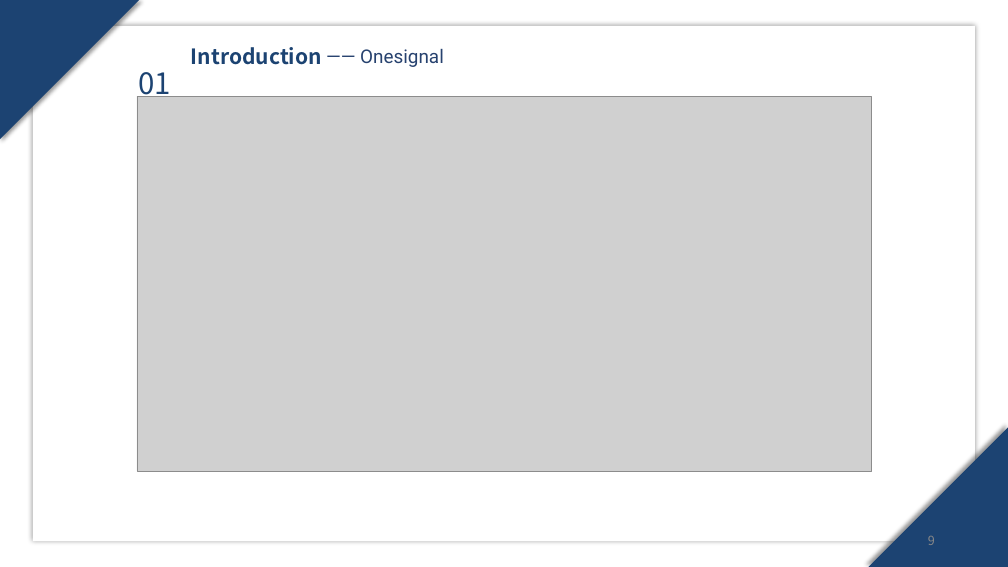
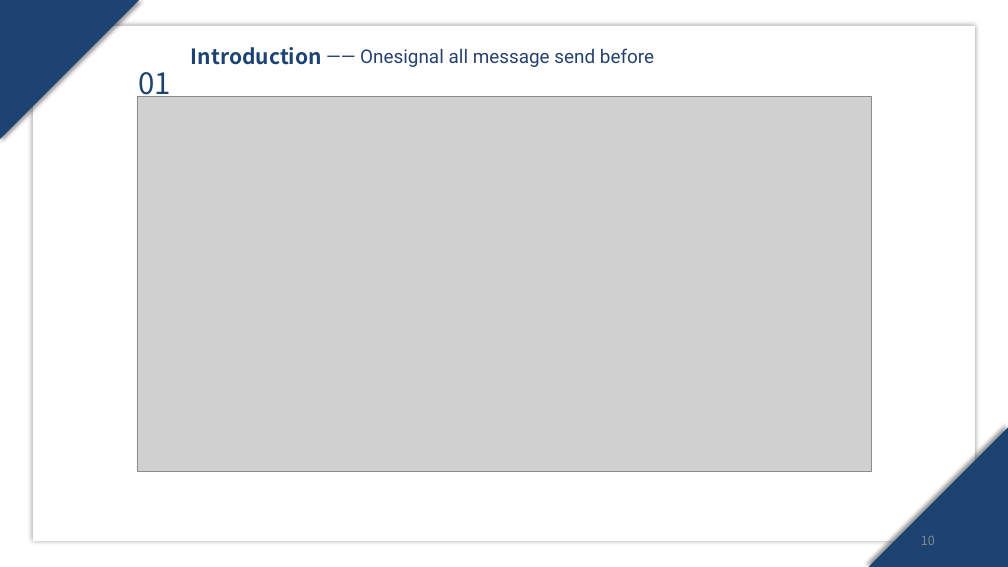
Before and after one commit to SuperRun/Yom, a slide deck: slide 10 of document/work report.pptx (slide 9 before the commit). Drawn at 1008x567 pixels with LibreOffice and Linux fonts; fonts in the diff are those of the drawing; grey boxes stand for pictures; background and template pictures are left out. Boxes give left, top, right and bottom in pixels: in the first picture for what was removed or moved away, otherwise in the second. Text is boxed around its words. In the diff, an @@ line names an element or a change of style, - is before the commit and + after.

```diff
--- a/document/work report.pptx
+++ b/document/work report.pptx
@@ text at (x1=360, y1=48, x2=654, y2=67): text changed @@
-—— Onesignal
+—— Onesignal all message send before
@@ page number at (x1=921, y1=536, x2=935, y2=545): text changed @@
-9
+10
```
Also in this commit, not shown: 4 other slides changed.
